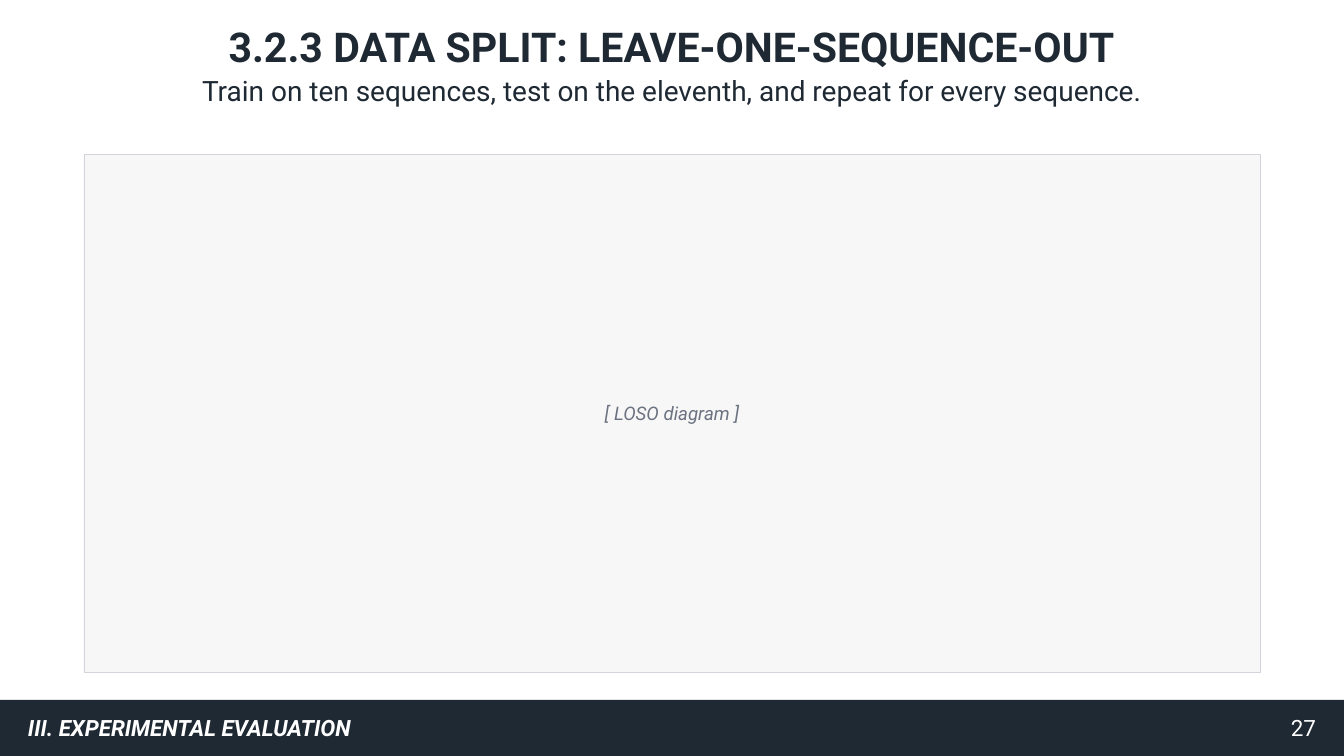
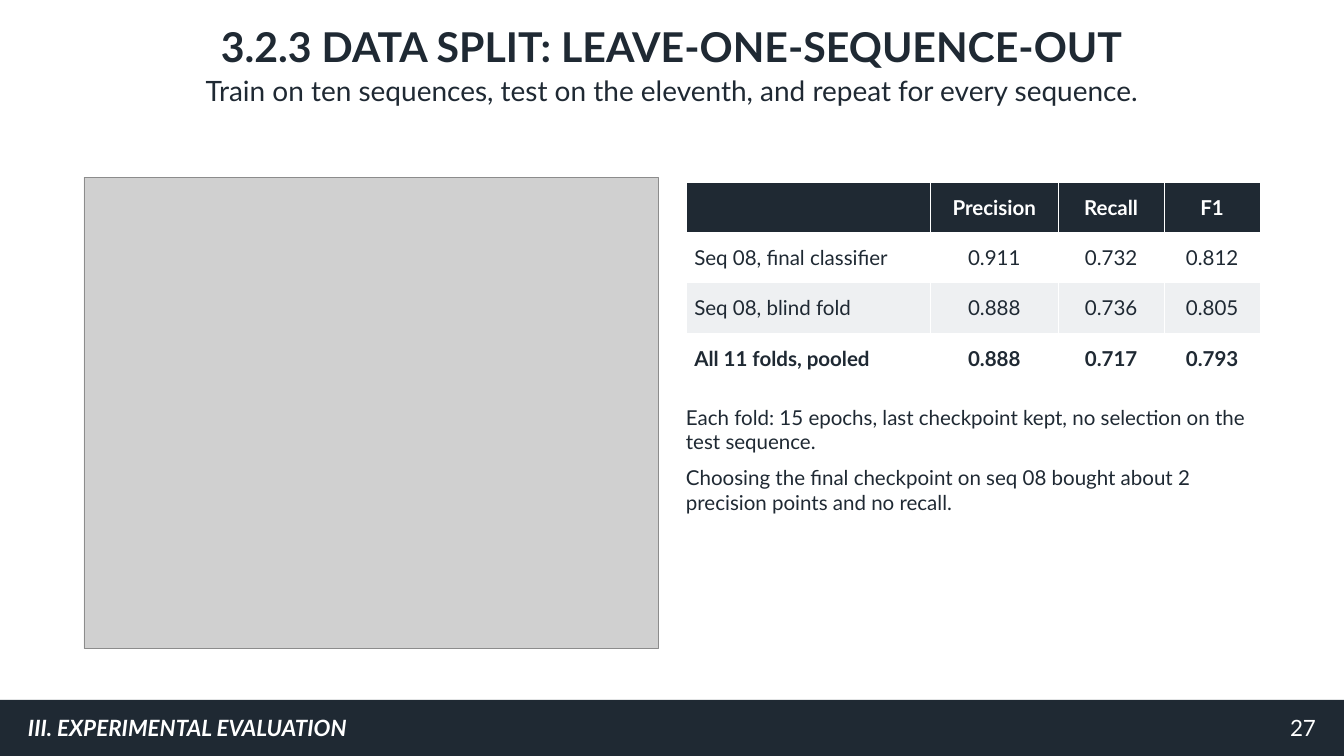
Before and after one commit to gooners006/LIDAR_Segmentation, a slide deck: slide 27 of docs/defense/deck_v2.pptx. Drawn at 1344x756 pixels with LibreOffice and Linux fonts; fonts in the diff are those of the drawing; grey boxes stand for pictures. Boxes give left, top, right and bottom in pixels: in the first picture for what was removed or moved away, otherwise in the second. Text is boxed around its words. In the diff, an @@ line names an element or a change of style, - is before the commit and + after.

```diff
--- a/docs/defense/deck_v2.pptx
+++ b/docs/defense/deck_v2.pptx
@@ rectangle removed at bbox=[84, 154, 1260, 672] @@
@@ picture added at bbox=[84, 177, 658, 649] @@
@@ table added at bbox=[686, 182, 1260, 384], 4 rows, 4 columns @@
+ | Precision | Recall | F1
+Seq 08, final classifier | 0.911 | 0.732 | 0.812
+Seq 08, blind fold | 0.888 | 0.736 | 0.805
+All 11 folds, pooled | 0.888 | 0.717 | 0.793
@@ text removed at bbox=[614, 406, 730, 424] @@
-[ LOSO diagram ]
@@ text added at bbox=[686, 410, 1245, 514], 22 pt, text #1F2933 @@
+Each fold: 15 epochs, last checkpoint kept, no selection on the test sequence.
+Choosing the final checkpoint on seq 08 bought about 2 precision points and no recall.
@@ font Roboto to Lato in 3 elements at bbox=[221, 32, 1122, 68], bbox=[206, 80, 1138, 106], bbox=[28, 719, 347, 736] @@
```
Also in this commit, not shown: 56 other slides changed, 4 slides added, 4 slides removed, 53 other files.
